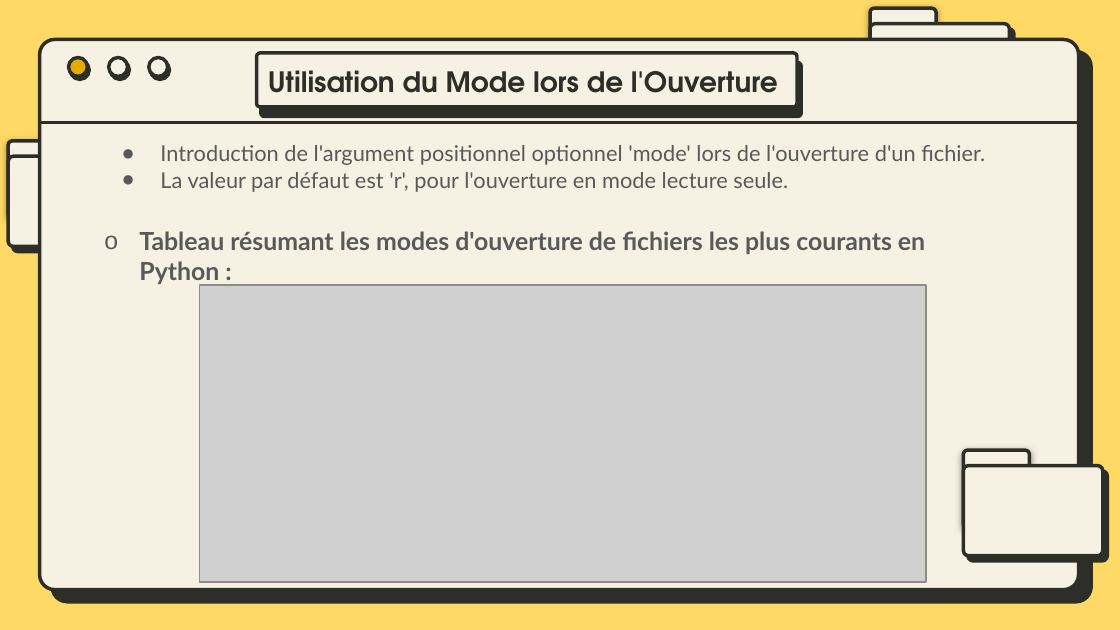
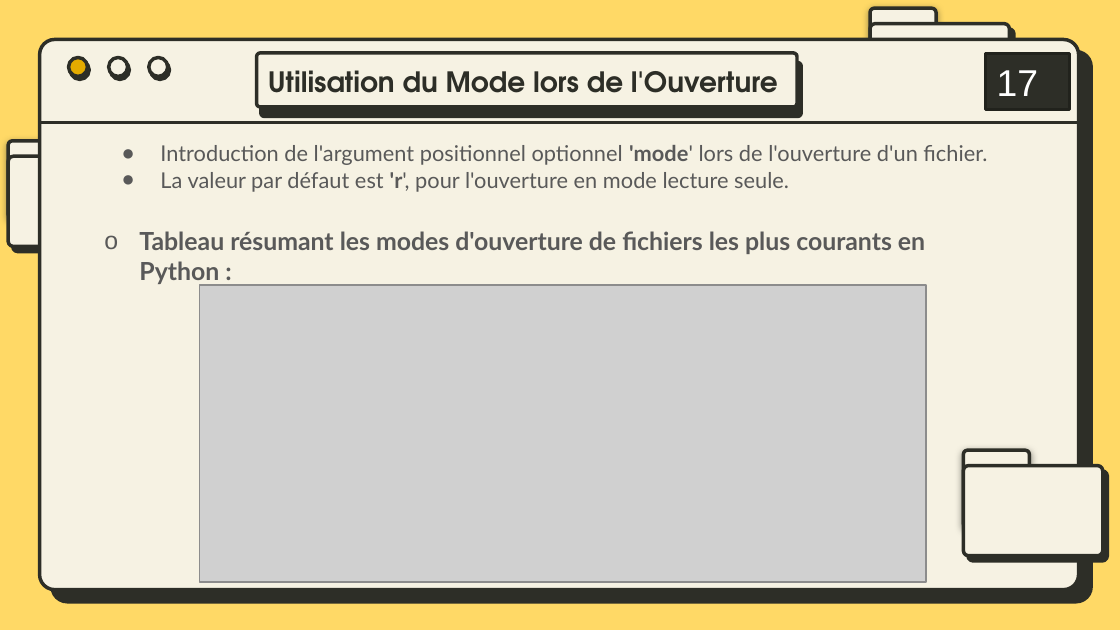
Before and after one commit to bydevmar/Master_MASD_FPO, a slide deck: slide 19 of SEMESTER 1/Modélisation avec Python/G- Fichiers/Manipulation des Fichiers.pptx. Drawn at 1120x630 pixels with LibreOffice and Linux fonts; fonts in the diff are those of the drawing; grey boxes stand for pictures. Boxes give left, top, right and bottom in pixels: in the first picture for what was removed or moved away, otherwise in the second. Text is boxed around its words. In the diff, an @@ line names an element or a change of style, - is before the commit and + after.

```diff
--- a/SEMESTER 1/Modélisation avec Python/G- Fichiers/Manipulation des Fichiers.pptx
+++ b/SEMESTER 1/Modélisation avec Python/G- Fichiers/Manipulation des Fichiers.pptx
@@ rectangle added at [986,54,1070,110], fill #2D2E27, outline #21221D 2 pt, 24 pt, text #FFFFFF @@
+17
@@ text at [160,145,987,192]: bold on in "'mode'", "'r'," @@
```
Also in this commit, not shown: 34 other slides changed, 5 other files.
